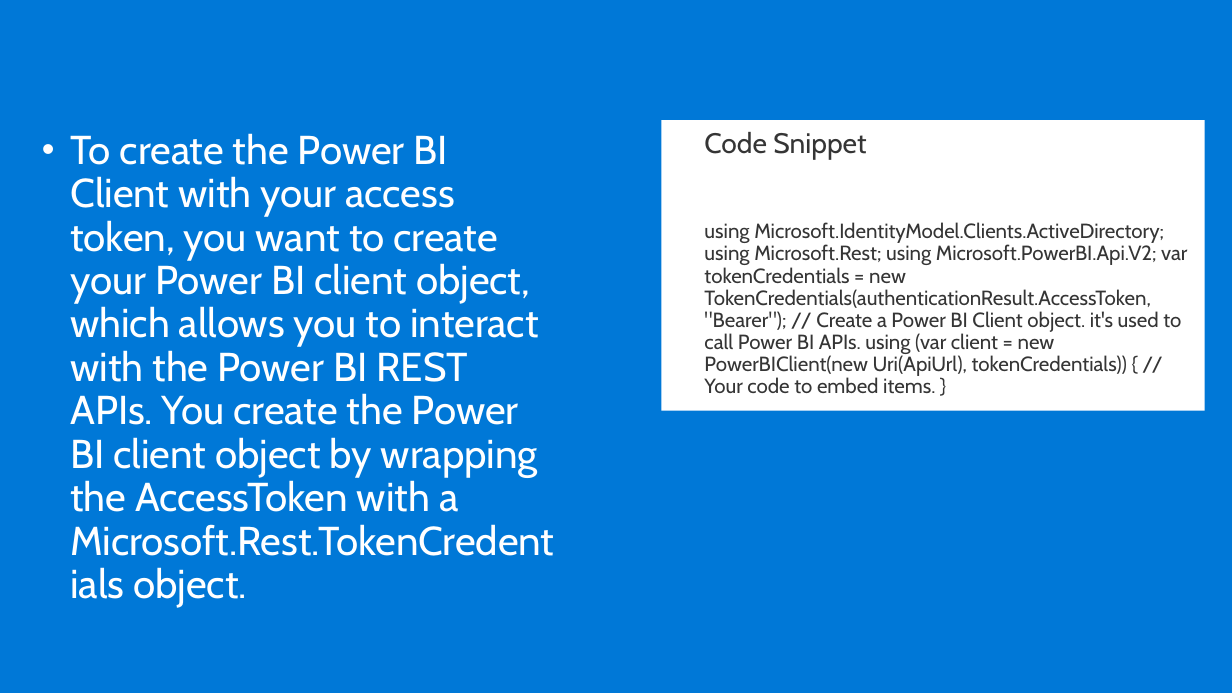
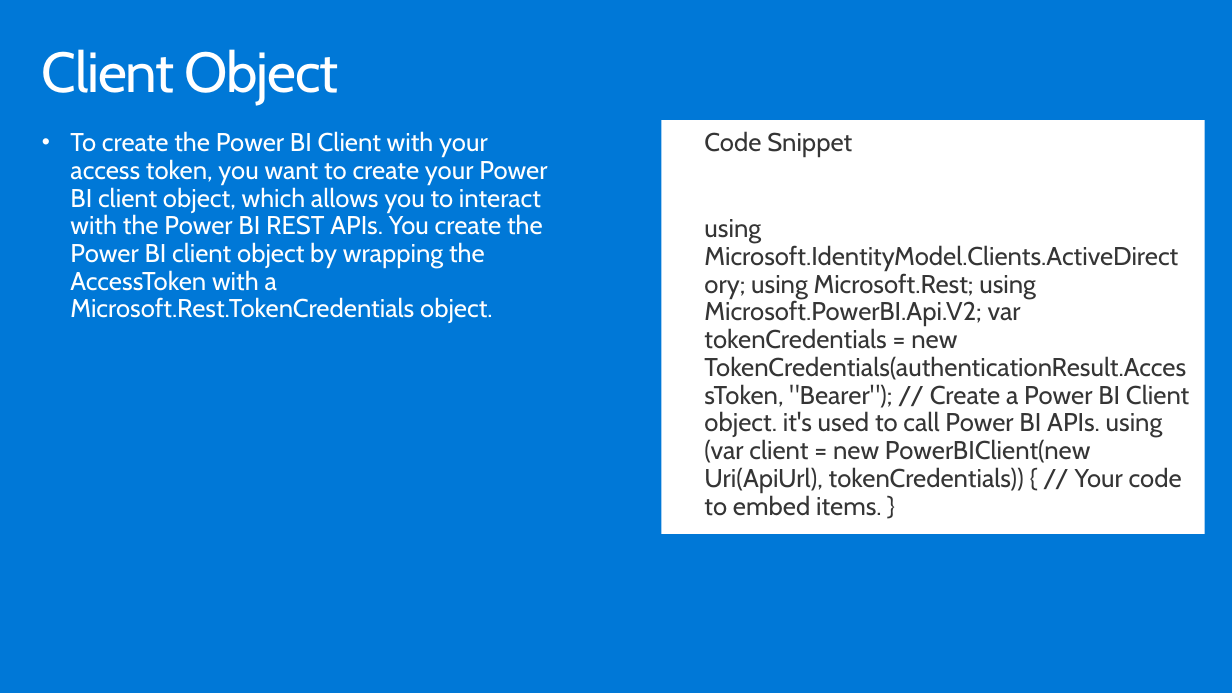
Before and after one commit to hnc198/AzurePowerBI, a slide deck: slide 22 of 4. Hands-on Modules/Embedding/5. Ways to Embed Power BI objects.pptx (slide 12 before the commit). Drawn at 1232x693 pixels with LibreOffice and Linux fonts; fonts in the diff are those of the drawing. Boxes give left, top, right and bottom in pixels: in the first picture for what was removed or moved away, otherwise in the second. Text is boxed around its words. In the diff, an @@ line names an element or a change of style, - is before the commit and + after.

```diff
--- a/4. Hands-on Modules/Embedding/5. Ways to Embed Power BI objects.pptx
+++ b/4. Hands-on Modules/Embedding/5. Ways to Embed Power BI objects.pptx
@@ title added at [42, 49, 339, 105], 44 pt, text #FFFFFF @@
+Client Object
@@ text "To create the Power BI ..." at [70, 131, 547, 323]: size 31.4 to 20 pt @@
@@ text "Code Snippet": place and size @@
-text "Code Snippet" at [662, 120, 1205, 410]
+text "Code Snippet" at [662, 120, 1205, 534]
@@ text "Code Snippet" at [662, 120, 1205, 534]: size 22 to 20 pt in "Code Snippet"; size 16 to 20 pt @@
```
Also in this commit, not shown: 9 other slides changed, 12 slides added, 5 slides removed, 4 other files.
